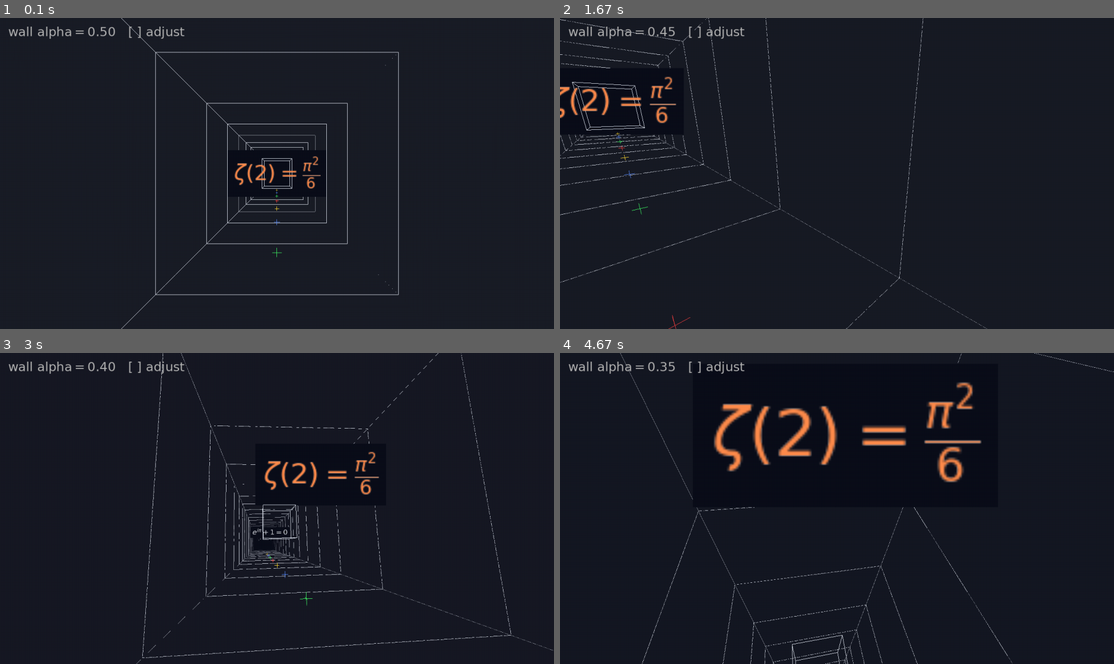
Above: before the commit, frames 1-4 (two rows, left to right).
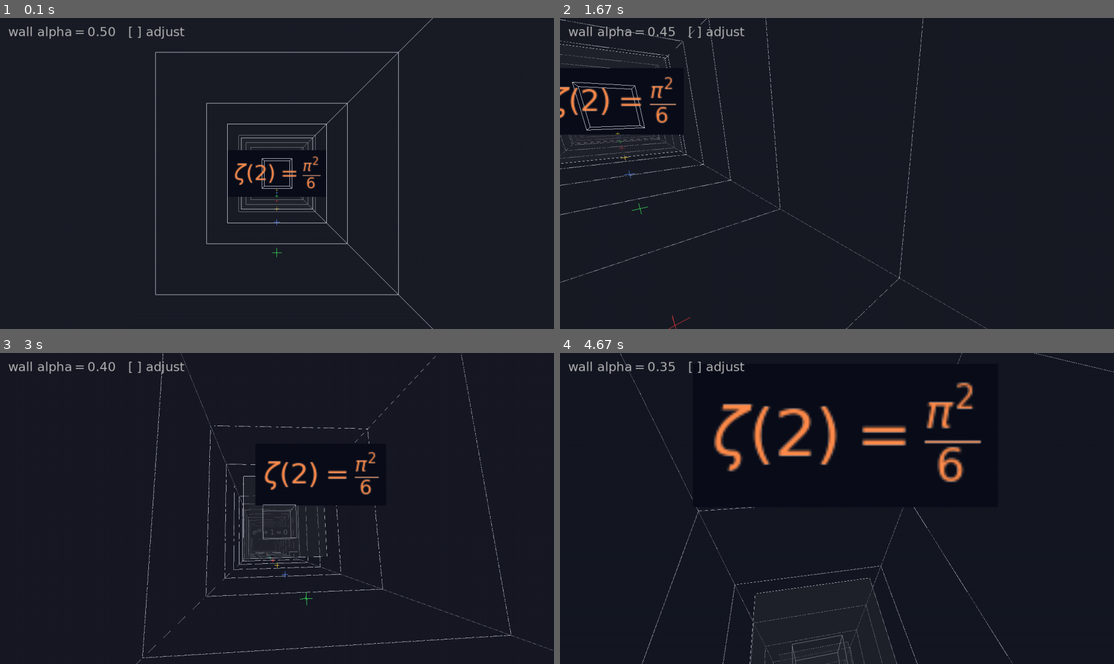
Above: after the commit, the same moments.

Repository: strulovitz/peaktogether-website
Game: pygame game, started from render_demo.py
The game is run twice, just before and just after one commit, with the same random seed, the same clock (stepped at 60 frames per second) and the same inputs.
Inputs:
- Up to frame 1 (0.1 s): no input
- Up to frame 2 (1.67 s): hold Right 0.33-0.8 s; hold Up 0.83-1.13 s; hold W 0.83-1.13 s; hold Down 1.17-1.63 s; hold S 1.17-1.63 s; tap F at 1.23, 1.53 s; tap  at 1.32 s
- Up to frame 3 (3 s): hold Up 1.67-2.2 s; hold W 1.67-2.2 s; tap F at 1.73, 2.03, 2.3, 2.63, 2.93 s; hold Down 2.23-2.53 s; hold S 2.23-2.53 s; tap E at 2.38 s; hold Left 2.57-2.97 s; hold A 2.57-2.97 s; tap  at 2.72 s
- Up to frame 4 (4.67 s): hold Up 3-3.37 s; hold W 3-3.37 s; tap F at 3.07, 3.47, 3.77, 4.13, 4.53 s; hold Right 3.4-4.03 s; hold D 3.4-4.03 s; tap E at 3.55 s; hold Left 4.07-4.43 s; hold A 4.07-4.43 s; tap  at 4.22 s; hold Left from 4.47 s (still down); hold A from 4.47 s (still down)

The runs differ from the first frame. In frame 1, 0.5% of the frame differs, in the area x 21-79%, y 0-100%; in frame 2, 0.3%; in frame 3, 0.5%, in the area x 32-80%, y 0-67%; in frame 4, 0.5%.

Commit message:
Update render_demo.py - use queue_wall + flush_walls to prove shared translucency sort.

Diff:
--- a/render_demo.py
+++ b/render_demo.py
@@ -112,13 +112,23 @@
             render.draw_billboard(tex, pos, cam_right, cam_up,
                                   scale=2.5, alpha=1.0)
 
-        # ---- PASS 2: TRANSLUCENT (wall fills LAST), far->near so nearer
-        # translucent fills blend over farther ones correctly ----
-        for quad in reversed(quads):
-            render.draw_wall(quad,
-                             fill_color=palette.WORLD_WALL_FILL,
-                             edge_color=palette.WORLD_EDGE,
-                             fill_alpha=wall_alpha)
+        # ---- PASS 2: ENQUEUE translucent walls (do NOT draw here) ----
+        # Enqueue every corridor wall; also enqueue a couple of EXTRA
+        # overlapping walls at different depths to prove the shared sort.
+        for quad in quads:
+            render.queue_wall(quad,
+                              palette.WORLD_WALL_FILL,
+                              palette.WORLD_EDGE,
+                              wall_alpha)
+        # two overlapping translucent slabs at different depths:
+        render.queue_wall([(-4,-4,-25),(4,-4,-25),(4,4,-25),(-4,4,-25)],
+                          palette.WORLD_WALL_FILL, palette.WORLD_EDGE, 0.5)
+        render.queue_wall([(-4,-4,-40),(4,-4,-40),(4,4,-40),(-4,4,-40)],
+                          palette.WORLD_WALL_FILL, palette.WORLD_EDGE, 0.5)
+
+        # ---- SINGLE FLUSH: once per frame, after opaque+robots, ----
+        # ---- before billboards. Camera position passed in. ----
+        render.flush_walls(ship.pos)
 
         # ---- HUD ----
         render.begin_2d(*WIN_SIZE)
